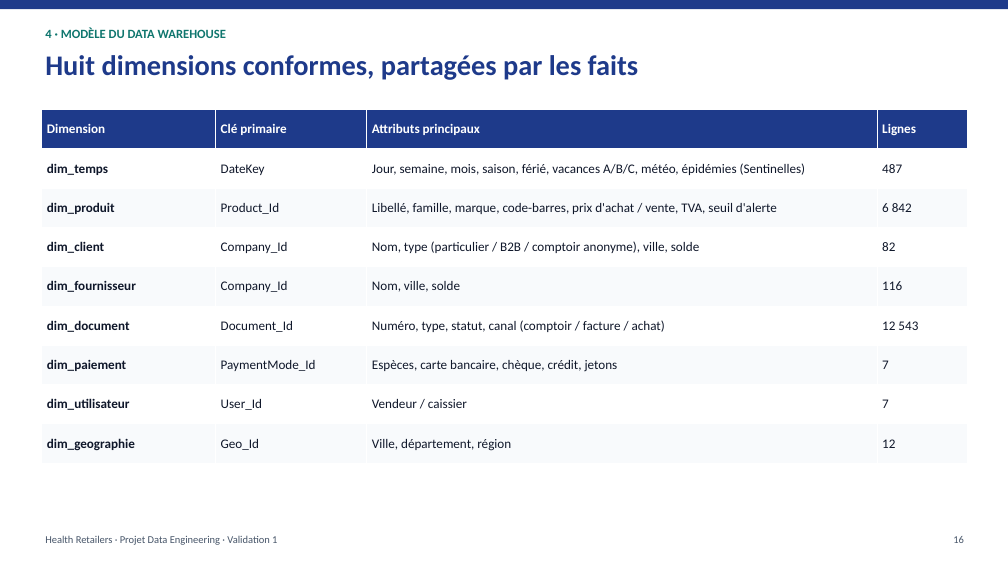
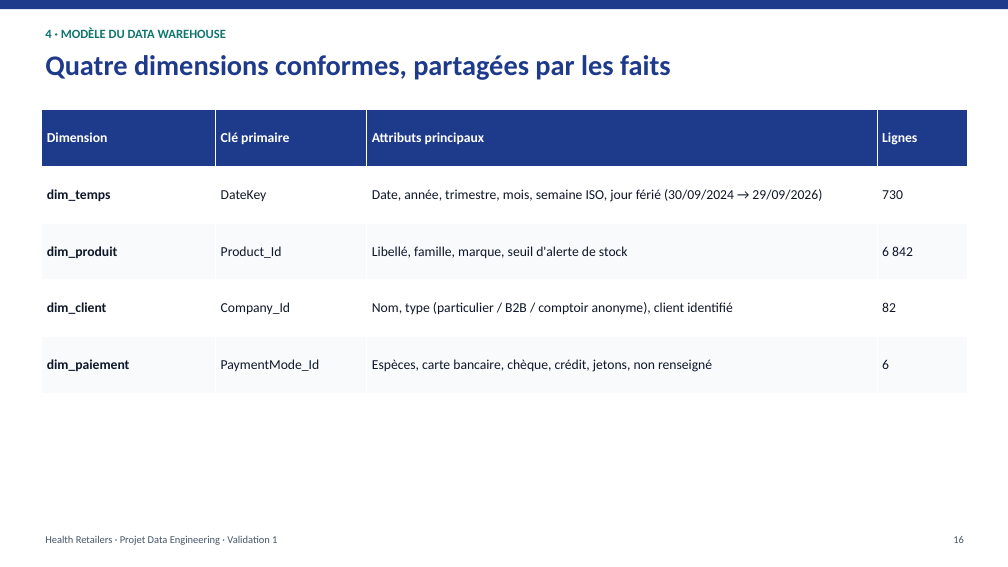
Before and after one commit to Youssef-ben-ali/DataWarehouseProject_3AI4, a slide deck: slide 16 of Presentation_Validation1_HealthRetailers.pptx. Drawn at 1008x567 pixels with LibreOffice and Linux fonts; fonts in the diff are those of the drawing. Boxes give left, top, right and bottom in pixels: in the first picture for what was removed or moved away, otherwise in the second. Text is boxed around its words. In the diff, an @@ line names an element or a change of style, - is before the commit and + after.

```diff
--- a/Presentation_Validation1_HealthRetailers.pptx
+++ b/Presentation_Validation1_HealthRetailers.pptx
@@ text at (x1=45, y1=55, x2=671, y2=80): text changed @@
-Huit dimensions conformes, partagées par les faits
+Quatre dimensions conformes, partagées par les faits
@@ table at (x1=42, y1=110, x2=968, y2=393) @@
-row 2: dim_temps | DateKey | Jour, semaine, mois, saison, férié, vacances A/B/C, météo, épidémies (Sentinelles) | 487
-row 3: dim_produit | Product_Id | Libellé, famille, marque, code-barres, prix d'achat / vente, TVA, seuil d'alerte | 6 842
-row 4: dim_client | Company_Id | Nom, type (particulier / B2B / comptoir anonyme), ville, solde | 82
-row 5: dim_fournisseur | Company_Id | Nom, ville, solde | 116
-row 6: dim_document | Document_Id | Numéro, type, statut, canal (comptoir / facture / achat) | 12 543
-row 7: dim_paiement | PaymentMode_Id | Espèces, carte bancaire, chèque, crédit, jetons | 7
-row 8: dim_utilisateur | User_Id | Vendeur / caissier | 7
-row 9: dim_geographie | Geo_Id | Ville, département, région | 12
+row 2: dim_temps | DateKey | Date, année, trimestre, mois, semaine ISO, jour férié (30/09/2024 → 29/09/2026) | 730
+row 3: dim_produit | Product_Id | Libellé, famille, marque, seuil d'alerte de stock | 6 842
+row 4: dim_client | Company_Id | Nom, type (particulier / B2B / comptoir anonyme), client identifié | 82
+row 5: dim_paiement | PaymentMode_Id | Espèces, carte bancaire, chèque, crédit, jetons, non renseigné | 6
```
Also in this commit, not shown: 15 other slides changed, 1 other file.
